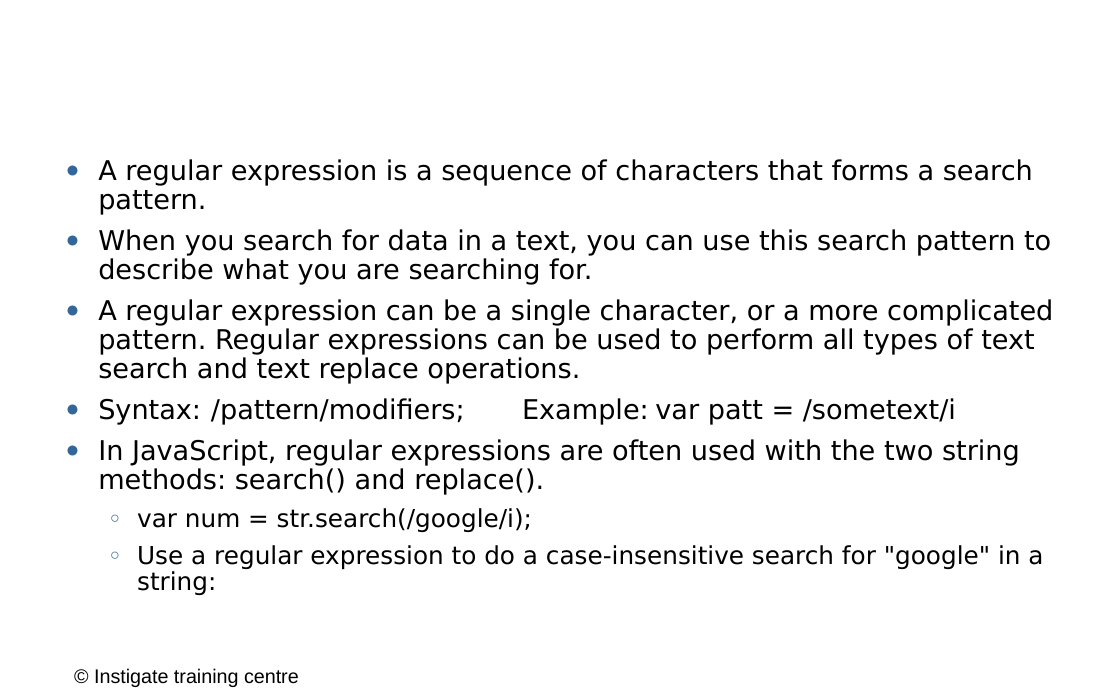
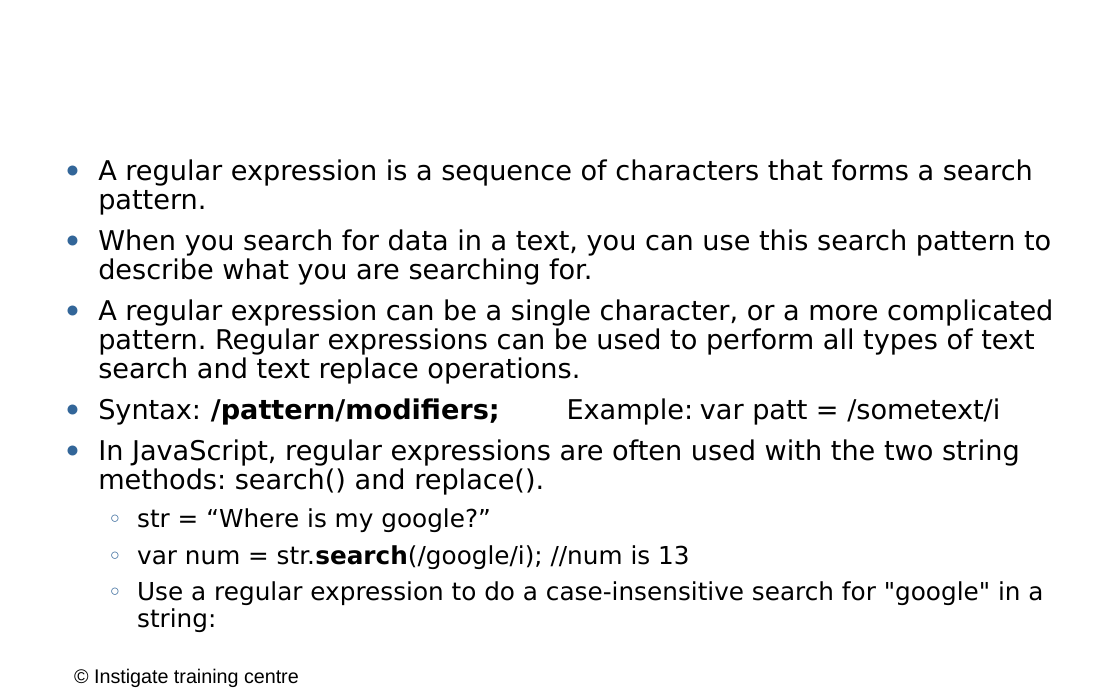
Before and after one commit to ITC-Vanadzor/ITC-7, a slide deck: slide 13 of Presentations/Javascript/3_control_constructs.odp (slide 15 before the commit). Drawn at 1120x700 pixels with LibreOffice and Linux fonts; fonts in the diff are those of the drawing; background and template pictures are left out. Boxes give left, top, right and bottom in pixels: in the first picture for what was removed or moved away, otherwise in the second. Text is boxed around its words. In the diff, an @@ line names an element or a change of style, - is before the commit and + after.

```diff
--- a/Presentations/Javascript/3_control_constructs.odp
+++ b/Presentations/Javascript/3_control_constructs.odp
@@ text at box(98, 398, 1000, 425): bold on in "/pattern/modifiers;" @@
@@ text at box(137, 508, 689, 569): text changed @@
-  ○ var num = str.search(/google/i);
+  ○ str = “Where is my google?”
+  ○ var num = str.search(/google/i); //num is 13
```
Also in this commit, not shown: 9 other slides changed, 2 slides removed, 1 other file.
